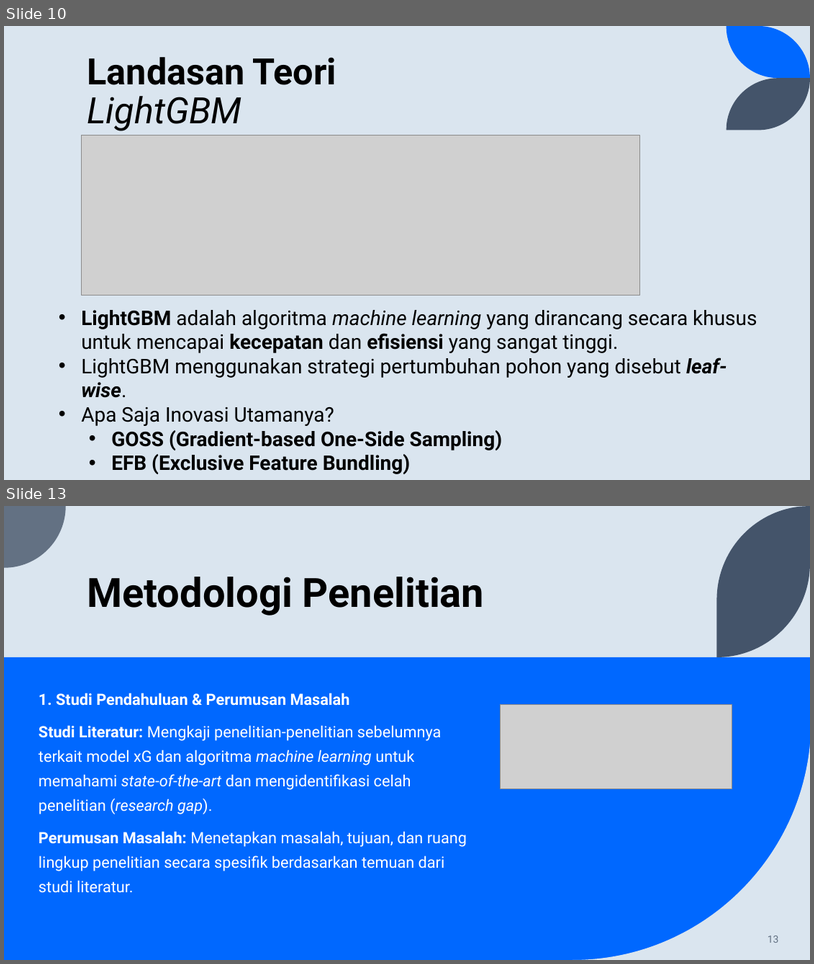
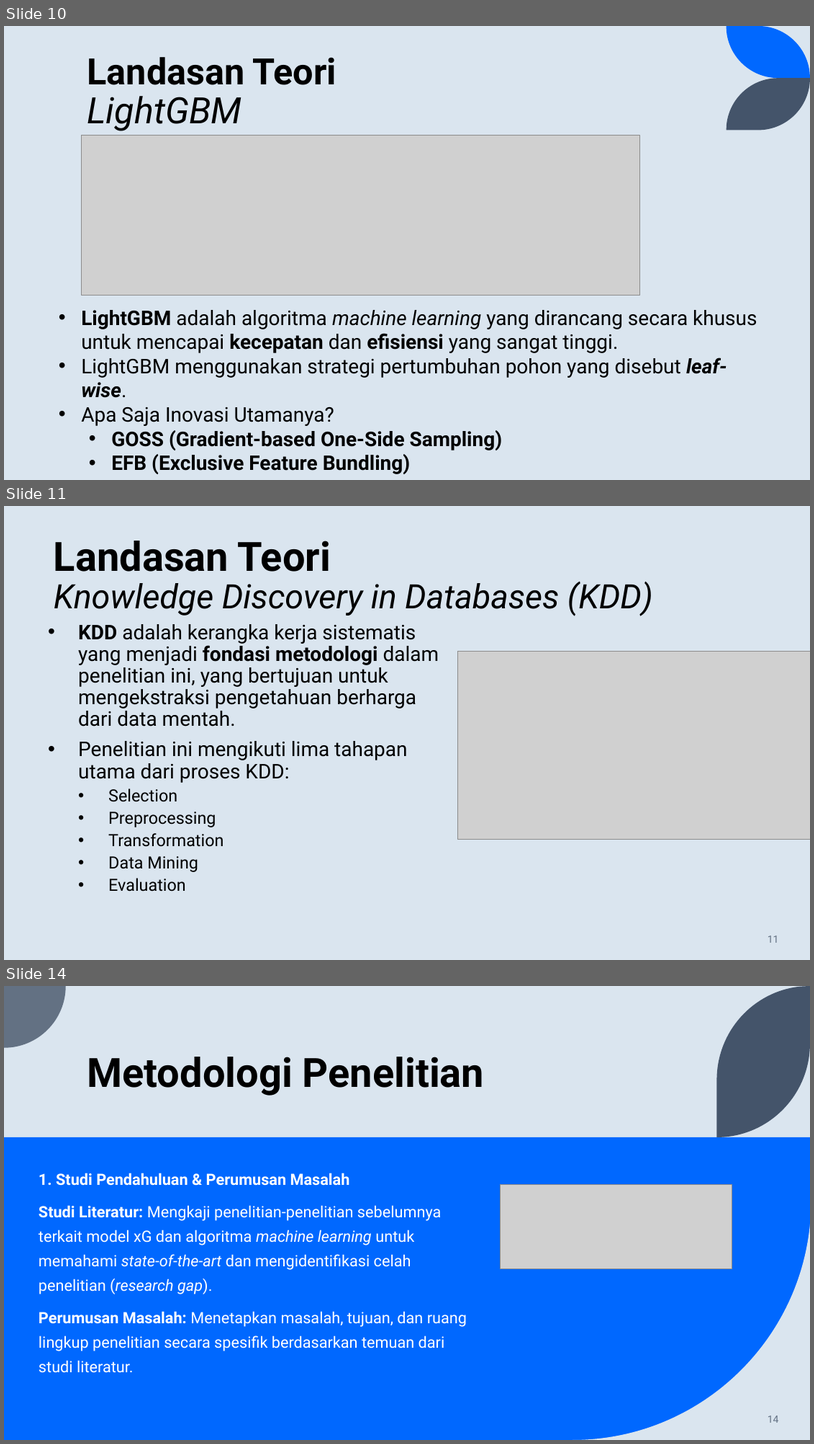
Before and after one commit to fadhilra101/skripsi, a slide deck: ppt/PPT SEMPRO FADHIL.pptx. Shown one above the other, each under a label of ours: slides 10 and 13 before the commit, slides 10, 11 and 14 after it; the slides between them are not shown. The pictures are 814x964 and 814x1444 pixels, drawn with LibreOffice and Linux fonts; fonts in the diff are those of the drawing; grey boxes stand for pictures. Boxes give left, top, right and bottom in pixels: in the first picture for what was removed or moved away, otherwise in the second. Text is boxed around its words. In the diff, an @@ line names an element or a change of style, - is before the commit and + after.

```diff
--- a/ppt/PPT SEMPRO FADHIL.pptx
+++ b/ppt/PPT SEMPRO FADHIL.pptx
@@ slide 11 added at (4, 506, 810, 960), background #DAE5EF @@
@@ title added at (54, 541, 653, 616), 40 pt, text #000000, italic @@
+Landasan Teori
+Knowledge Discovery in Databases (KDD)
@@ text added at (78, 624, 440, 891), 24 pt, text #000000 @@
+• KDD adalah kerangka kerja sistematis yang menjadi fondasi metodologi dalam penelitian ini, yang bertujuan untuk mengekstraksi pengetahuan berharga dari data mentah.
+• Penelitian ini mengikuti lima tahapan utama dari proses KDD:
+  • Selection
+  • Preprocessing
+  • Transformation
+  • Data Mining
+  • Evaluation
@@ picture added at (458, 651, 810, 839) @@
@@ page number added at (768, 935, 779, 942), 12 pt, text #637183 @@
+11
@@ what was slide 13 is now slide 14 @@
@@ page number at (768, 1415, 779, 1422): text changed @@
-13
+14
```
Also in this commit, not shown: 10 slides changed, 1 other file.
